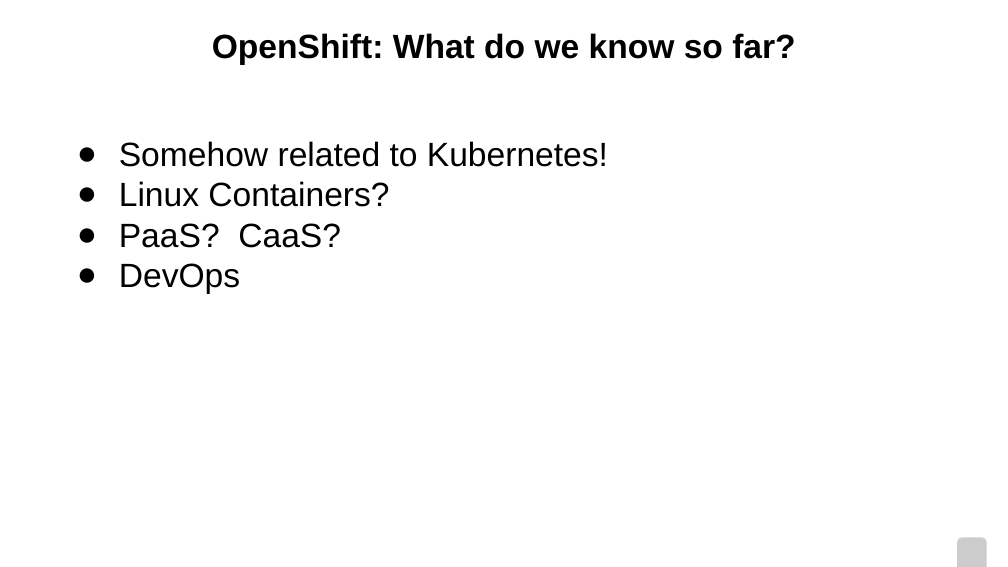
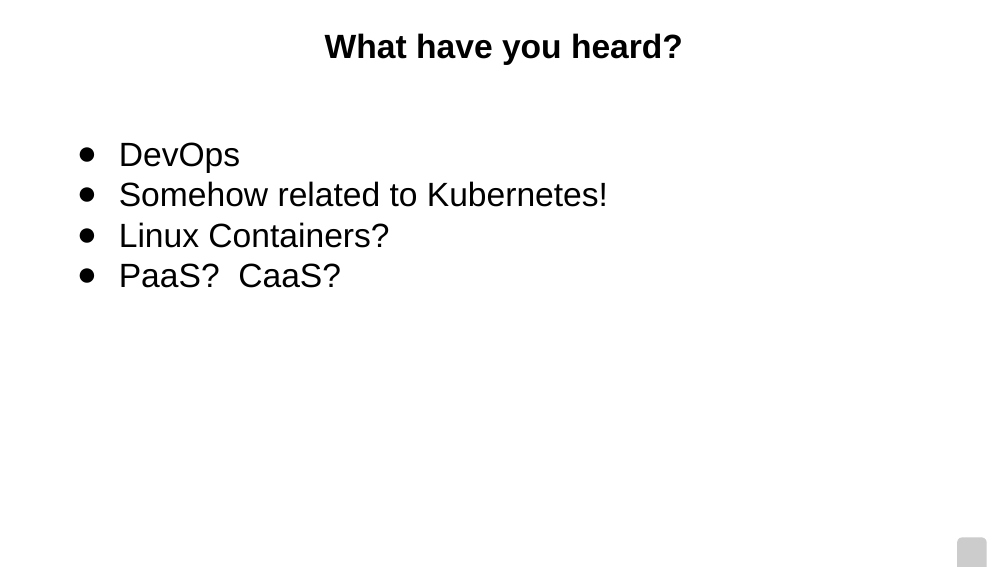
Before and after one commit to pmorie/presentations, a slide deck: slide 3 of CodeshowSE.odp. Drawn at 1008x567 pixels with LibreOffice and Linux fonts; fonts in the diff are those of the drawing; background and template pictures are left out. Boxes give left, top, right and bottom in pixels: in the first picture for what was removed or moved away, otherwise in the second. Text is boxed around its words. In the diff, an @@ line names an element or a change of style, - is before the commit and + after.

```diff
--- a/CodeshowSE.odp
+++ b/CodeshowSE.odp
@@ title at <box>325,33,683,65</box>: text changed @@
-OpenShift: What do we know so far?
+What have you heard?
@@ text at <box>119,142,240,173</box>: paragraph added @@
+● DevOps
@@ text at <box>119,263,240,294</box>: paragraph removed @@
-● DevOps
```
Also in this commit, not shown: 2 other slides changed.
